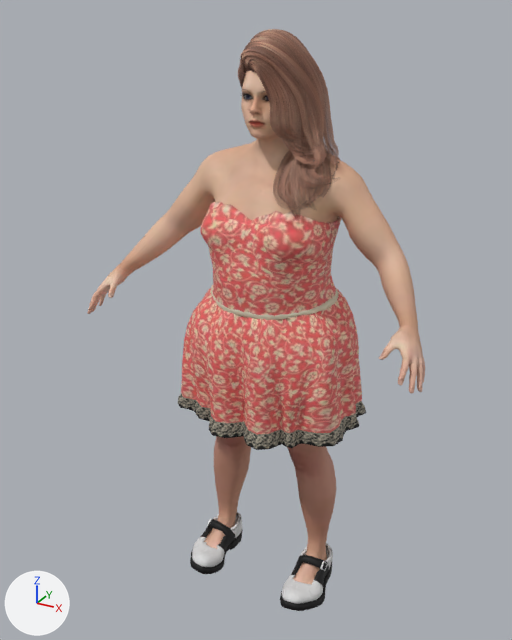
The glTF model web/public/models/npc/npc_lace_ruffle.glb, before and after one commit.
Both versions are drawn from a camera (50 mm lens) standing at (0.882, -1.739, 1.701) and looking at (-0.044, -0.056, 0.859). The axes (+X, +Y, +Z) are drawn at lower left. The lights are the same throughout. The older version comes first.

The first picture shows 'Human', 'Human.callharvey3d_harvey_saddleshoes1', 'Human.elvs_adrienne_hair', 'Human.toigo_bodice_dress_with_lace_ruffle_skirt'.
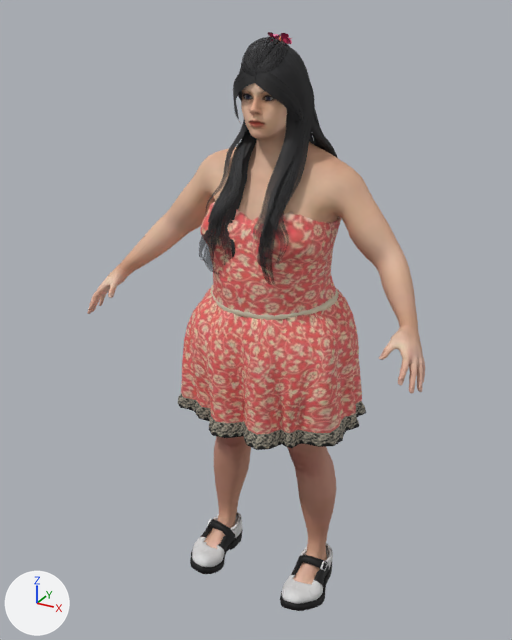
Commit message: npc_lace_ruffle: revert to elvs_island_princess_hair (user confirmed keeping the flower)

Pixel boxes (x1, y1, x2, y2) of what changed, in the pictures (512 x 640 px):
'Human.elvs_island_princess_hair', added: after (199, 32, 338, 285)
'Human.elvs_adrienne_hair', deleted (brown): before (238, 29, 340, 220)

What the commit changed:
Picture 'hairtex1' (img_hairtex1) is new.
Picture 'hairnormals' (img_hairnormals) is new.
Material 'Human.elvs_island_princess_hair' (mat_human_elvs_island_princess_hair) is new.
Uses the picture img_hairnormals.
Uses the picture img_hairtex1.
Mesh me_elvs_island_princess1 is new.
It has 5865 vertices, 8954 faces and spans x -0.149..0.13, y -0.241..0.183, z 1.023..1.647.
It uses material mat_human_elvs_island_princess_hair.
Object 'Human.elvs_adrienne_hair' (ob_human_elvs_adrienne_hair) is deleted.
Object 'Human.elvs_island_princess_hair' (ob_human_elvs_island_princess_hair) is new; it shows me_elvs_island_princess1.
Its location is (0.0, 0.0, 0.0).
